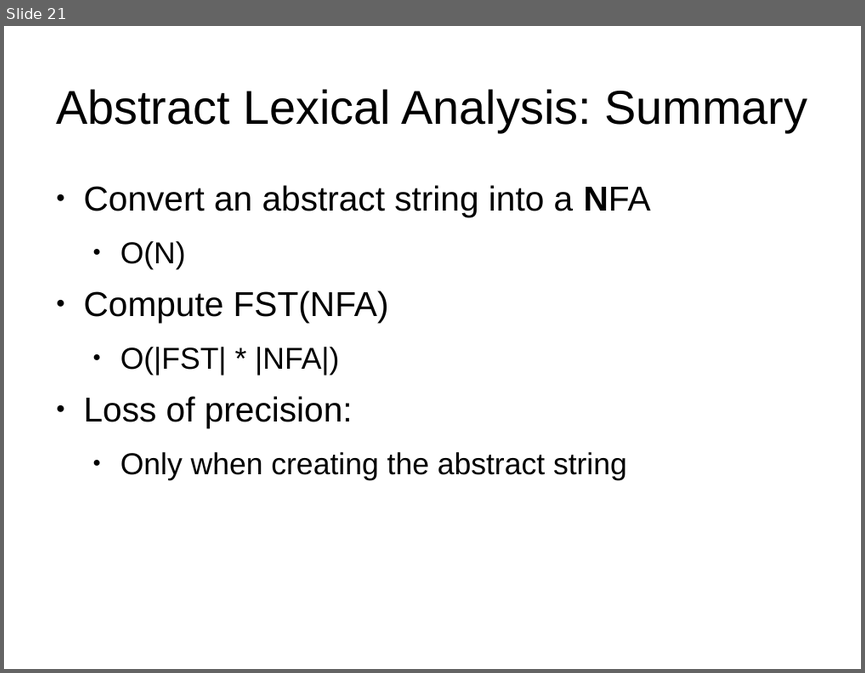
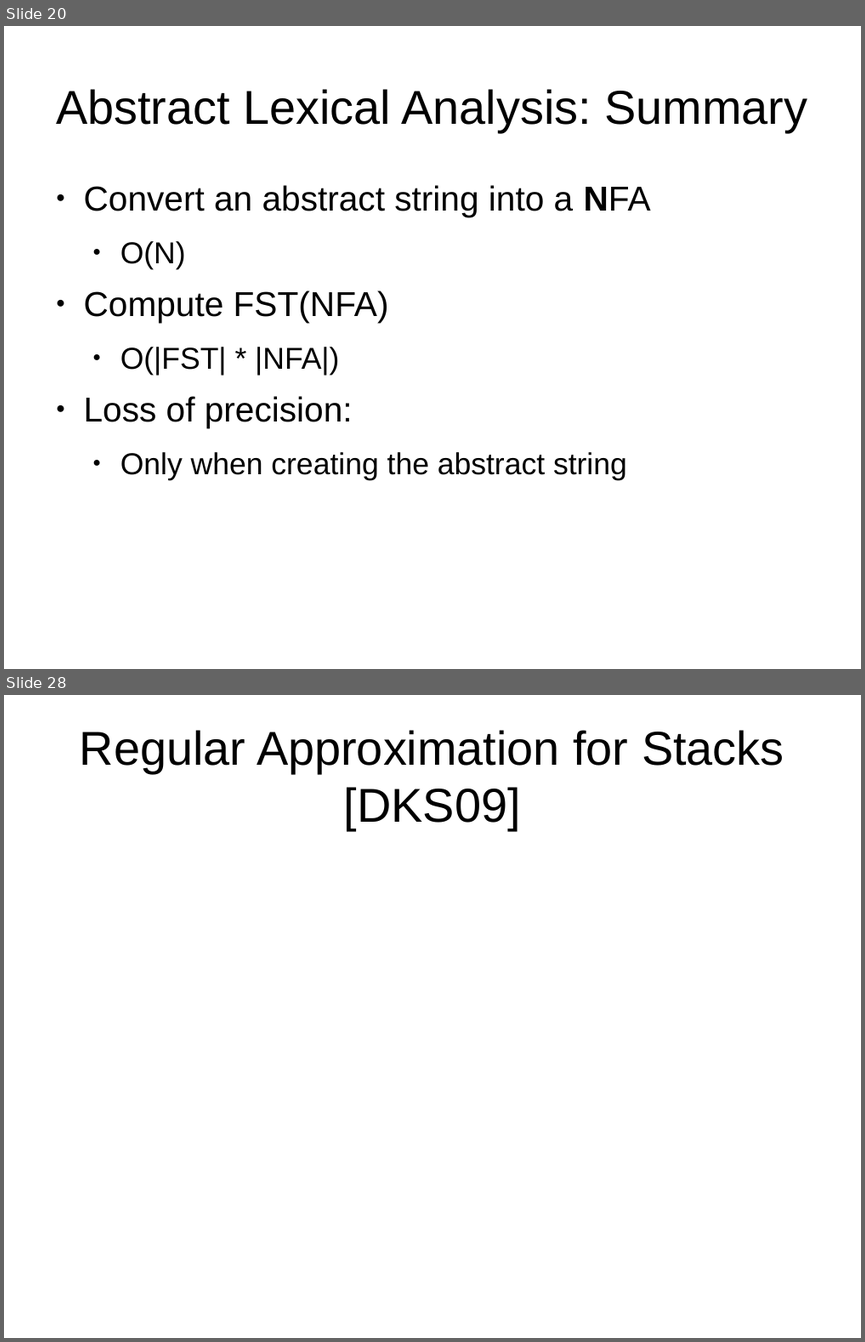
Before and after one commit to abreslav-from-google-code/abreslav, a slide deck: work/PL_Seminar/breslav_abstract_parsing.odp. Shown one above the other, each under a label of ours: slide 21 before the commit, slides 20 and 28 after it; the slides between them are not shown. The pictures are 865x673 and 865x1342 pixels, drawn with LibreOffice and Linux fonts; fonts in the diff are those of the drawing. Boxes give left, top, right and bottom in pixels: in the first picture for what was removed or moved away, otherwise in the second. Text is boxed around its words. In the diff, an @@ line names an element or a change of style, - is before the commit and + after.

```diff
--- a/work/PL_Seminar/breslav_abstract_parsing.odp
+++ b/work/PL_Seminar/breslav_abstract_parsing.odp
@@ slide 28 added at box(4, 695, 861, 1338), background #FFFFFF @@
@@ title added at box(80, 730, 784, 830), 44 pt, text #000000 @@
+Regular Approximation for Stacks [DKS09]
@@ what was slide 21 is now slide 20 @@
```
Also in this commit, not shown: 14 slides changed, 13 other slides added, 2 slides removed.
